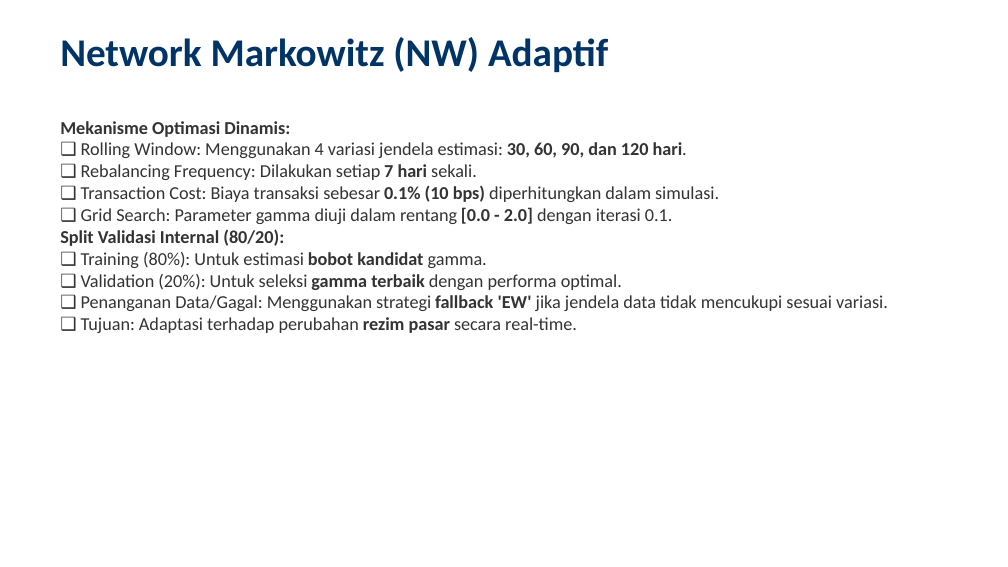
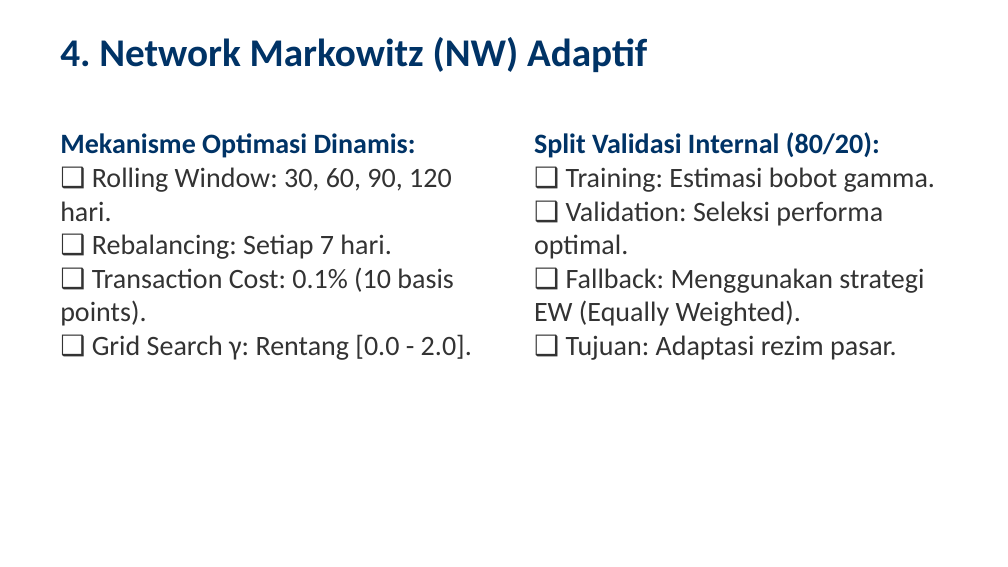
Before and after one commit to ragilrojo/RepoThesis, a slide deck: slide 13 of Presentasi_Proposal_Update.pptx. Drawn at 1008x567 pixels with LibreOffice and Linux fonts; fonts in the diff are those of the drawing. Boxes give left, top, right and bottom in pixels: in the first picture for what was removed or moved away, otherwise in the second. Text is boxed around its words. In the diff, an @@ line names an element or a change of style, - is before the commit and + after.

Commit message:
feat: add numerical example of pearson correlation and classical markowitz to presentation

```diff
--- a/Presentasi_Proposal_Update.pptx
+++ b/Presentasi_Proposal_Update.pptx
@@ text at (60, 37, 647, 72): text changed @@
-Network Markowitz (NW) Adaptif
+4. Network Markowitz (NW) Adaptif
@@ text "Mekanisme Optimasi Dinamis:": place and size @@
-text "Mekanisme Optimasi Dinamis:" at (60, 121, 888, 333)
+text "Mekanisme Optimasi Dinamis:" at (60, 133, 472, 360)
@@ text at (60, 133, 416, 158): size 13 to 20 pt, text colour #333333 to #003366 in "Mekanisme Optimasi Dinamis:" @@
@@ text added at (534, 132, 935, 360), 20 pt, text #333333 @@
+Split Validasi Internal (80/20):
+❑ Training: Estimasi bobot gamma.
+❑ Validation: Seleksi performa optimal.
+❑ Fallback: Menggunakan strategi EW (Equally Weighted).
+❑ Tujuan: Adaptasi rezim pasar.
@@ text at (60, 167, 472, 360): text changed; size 13 to 20 pt @@
-❑ Rolling Window: Menggunakan 4 variasi jendela estimasi: 30, 60, 90, dan 120 hari.
-❑ Rebalancing Frequency: Dilakukan setiap 7 hari sekali.
-❑ Transaction Cost: Biaya transaksi sebesar 0.1% (10 bps) diperhitungkan dalam simulasi.
-❑ Grid Search: Parameter gamma diuji dalam rentang [0.0 - 2.0] dengan iterasi 0.1.
-Split Validasi Internal (80/20):
-❑ Training (80%): Untuk estimasi bobot kandidat gamma.
-❑ Validation (20%): Untuk seleksi gamma terbaik dengan performa optimal.
-❑ Penanganan Data/Gagal: Menggunakan strategi fallback 'EW' jika jendela data tidak mencukupi sesuai variasi.
-❑ Tujuan: Adaptasi terhadap perubahan rezim pasar secara real-time.
+❑ Rolling Window: 30, 60, 90, 120 hari.
+❑ Rebalancing: Setiap 7 hari.
+❑ Transaction Cost: 0.1% (10 basis points).
+❑ Grid Search γ: Rentang [0.0 - 2.0].
```
Also in this commit, not shown: 16 other slides changed, 2 slides added, 2 other files.
